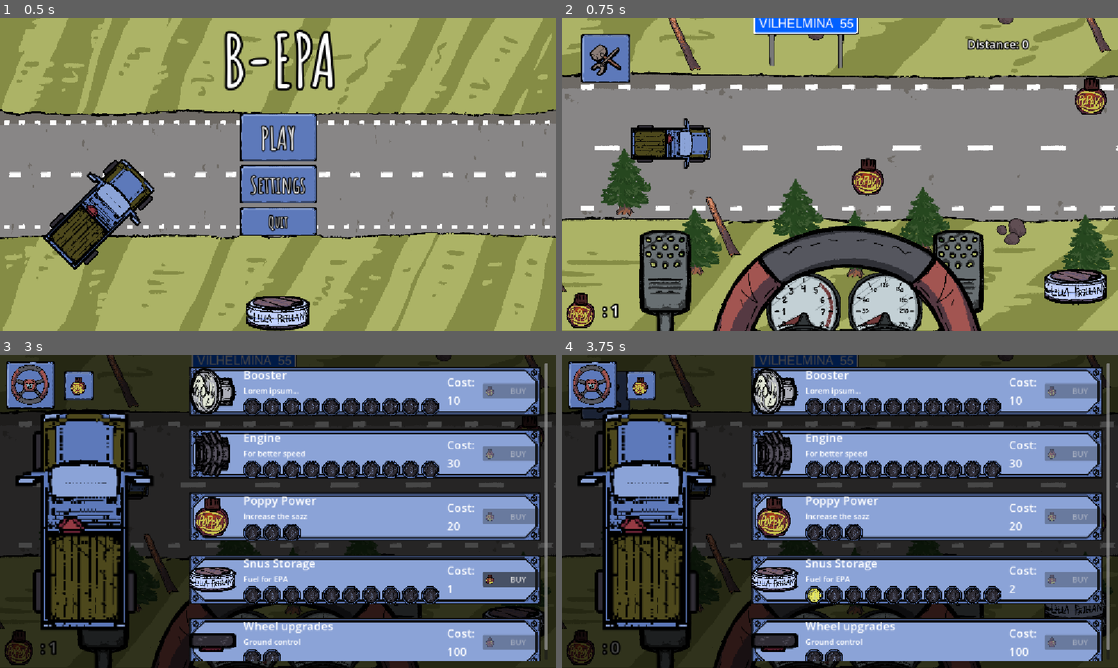
Above: before the commit, frames 1-4 (two rows, left to right).
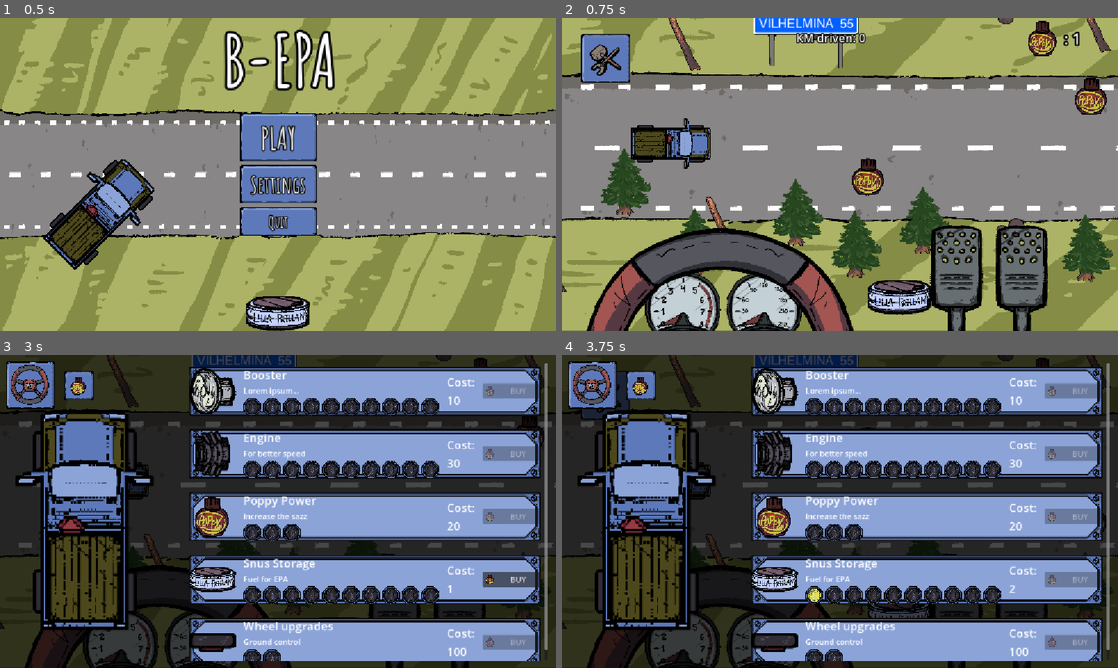
Above: after the commit, the same moments.

Repository: midenfors/project-epa
Game: Godot game, scene res://Scenes/UI/main_menu.tscn
Same seed, same stepped clock (60 frames per second), same inputs: the game is played once before the commit and once after it. The engine's default icon, where the game draws it, is replaced by a stand-in: a white triangle on a blue panel in a dark square.
Inputs (mouse positions are in pixels of both pictures, inside the frame that each line leads up to; where the layout moved, square brackets give the same spot in the first picture):
- Up to frame 1 (0.5 s): no input
- Up to frame 2 (0.75 s): click "PLAY" at 0.5 s
- Up to frame 3 (3 s): click (494, 624) [428, 627] at 1.25 s; click (428, 624) [139, 627] at 2 s; click (44, 395) at 2.75 s
- Up to frame 4 (3.75 s): click "BUY" at 3.5 s

Frame 1 is identical in both runs. In frame 2, 23% of the frame differs, in the area x 0-98%, y 0-100%; in frame 3, 5.5%; in frame 4, 5.6%.

Commit message:
fixed hud again

Diff:
--- a/Scenes/UI/hud.tscn
+++ b/Scenes/UI/hud.tscn
@@ -50,17 +50,17 @@
 
 [node name="DistanceLabel" type="Label" parent="Dashboard" unique_id=1543603963]
 layout_mode = 1
-anchors_preset = 1
-anchor_left = 1.0
-anchor_right = 1.0
-offset_left = -312.0
-offset_top = 37.0
-offset_right = -38.0
-offset_bottom = 60.0
-grow_horizontal = 0
+anchors_preset = 5
+anchor_left = 0.5
+anchor_right = 0.5
+offset_left = -91.0
+offset_top = 24.0
+offset_right = 91.0
+offset_bottom = 58.0
+grow_horizontal = 2
 theme_override_constants/outline_size = 10
 theme_override_font_sizes/font_size = 24
-text = "Distance: 0"
+text = "Distance: 99999"
 
 [node name="SnusGauge" type="Control" parent="Dashboard" unique_id=1621035185]
 anchors_preset = 0
@@ -69,14 +69,15 @@
 script = ExtResource("2_fqivn")
 
 [node name="SnusMarker2D" type="Marker2D" parent="Dashboard/SnusGauge" unique_id=1996838785]
-position = Vector2(1064, 557)
+position = Vector2(699, 578)
 
 [node name="PedalControls" parent="Dashboard" unique_id=1547500086 instance=ExtResource("3_iiebs")]
 layout_mode = 1
 
 [node name="Gauges" type="Control" parent="Dashboard" unique_id=1053239954]
 anchors_preset = 0
-offset_right = 40.0
+offset_left = -250.0
+offset_right = -210.0
 offset_bottom = 40.0
 
 [node name="Speedometer" type="Control" parent="Dashboard/Gauges" unique_id=340154884]
@@ -145,7 +146,7 @@
 texture = ExtResource("8_uidm2")
 
 [node name="Ratt" type="Sprite2D" parent="Dashboard" unique_id=952292294]
-position = Vector2(591, 736)
+position = Vector2(328, 741)
 texture = ExtResource("10_8c63k")
 
 [node name="PoppyCounter" type="Control" parent="Dashboard" unique_id=1482944850]
@@ -159,12 +160,12 @@
 
 [node name="HBoxContainer" type="HBoxContainer" parent="Dashboard/PoppyCounter" unique_id=117545653]
 layout_mode = 1
-anchors_preset = 2
-anchor_top = 1.0
-anchor_bottom = 1.0
-offset_top = -85.0
-offset_right = 196.0
-grow_vertical = 0
+anchors_preset = 1
+anchor_left = 1.0
+anchor_right = 1.0
+offset_left = -196.0
+offset_bottom = 85.0
+grow_horizontal = 0
 
 [node name="TextureRect" type="TextureRect" parent="Dashboard/PoppyCounter/HBoxContainer" unique_id=890823072]
 custom_minimum_size = Vector2(80, 80)
@@ -340,6 +341,7 @@
 [node name="PauseScreen" type="Control" parent="." unique_id=1957676972]
 process_mode = 3
 visible = false
+z_index = 4
 layout_mode = 1
 anchors_preset = 15
 anchor_right = 1.0
@@ -400,6 +402,7 @@
 [node name="EndScreen" type="Control" parent="." unique_id=1464624105]
 process_mode = 3
 visible = false
+z_index = 4
 layout_mode = 1
 anchors_preset = 15
 anchor_right = 1.0
@@ -455,10 +458,10 @@
 
 [node name="VirtualJoystick" type="VirtualJoystick" parent="." unique_id=1704118310]
 layout_mode = 0
-offset_left = 566.0
-offset_top = 454.0
-offset_right = 606.0
-offset_bottom = 494.0
+offset_left = 305.0
+offset_top = 459.0
+offset_right = 345.0
+offset_bottom = 499.0
 joystick_mode = 1
 action_left = &"Turn Left"
 action_right = &"Turn Right"
--- a/Scripts/hud.gd
+++ b/Scripts/hud.gd
@@ -45,7 +45,7 @@
 	update_distance_label()
 
 func update_distance_label():
-	distance_label.text = "Distance: " + str(int(Global.distance) / 3960)
+	distance_label.text = "KM driven: " + str(int(Global.distance) / 3960)
 
 func show_upgrades() -> void:
 	$Dashboard/UpgradeMenu.show()
--- a/Scripts/pedal_controls.gd
+++ b/Scripts/pedal_controls.gd
@@ -1,4 +1,14 @@
 extends Control
+
+func _ready() -> void:
+	# Only the visible part of each pedal reacts to taps, not the transparent corners.
+	for button: TextureButton in [$AccelerateButton, $BrakeButton]:
+		button.texture_click_mask = make_click_mask(button.texture_normal)
+
+func make_click_mask(texture: Texture2D) -> BitMap:
+	var mask := BitMap.new()
+	mask.create_from_image_alpha(texture.get_image())
+	return mask
 
 func _input(event: InputEvent) -> void:
 	if Input.is_action_just_pressed("Boost"):
--- a/pedal_controls.tscn
+++ b/pedal_controls.tscn
@@ -5,6 +5,7 @@
 [ext_resource type="Texture2D" uid="uid://cvjaiw70buf88" path="res://Assets/Art/Pedal_Down.png" id="2_qjtap"]
 
 [node name="PedalControls" type="Control" unique_id=1547500086]
+z_index = 3
 layout_mode = 3
 anchors_preset = 15
 anchor_right = 1.0
@@ -21,25 +22,28 @@
 anchor_top = 1.0
 anchor_right = 1.0
 anchor_bottom = 1.0
-offset_left = -388.0
-offset_top = -210.0
-offset_right = -132.0
-offset_bottom = 46.0
+offset_left = -256.0
+offset_top = -219.0
+offset_bottom = 37.0
 grow_horizontal = 0
 grow_vertical = 0
 focus_mode = 0
 texture_normal = ExtResource("1_hcikf")
 texture_pressed = ExtResource("2_qjtap")
+ignore_texture_size = true
 
 [node name="BrakeButton" type="TextureButton" parent="." unique_id=466256019]
 layout_mode = 1
-anchors_preset = 2
+anchors_preset = 3
+anchor_left = 1.0
 anchor_top = 1.0
+anchor_right = 1.0
 anchor_bottom = 1.0
-offset_left = 157.0
-offset_top = -210.0
-offset_right = 413.0
-offset_bottom = 46.0
+offset_left = -391.0
+offset_top = -219.0
+offset_right = -135.0
+offset_bottom = 37.0
+grow_horizontal = 0
 grow_vertical = 0
 focus_mode = 1
 texture_normal = ExtResource("1_hcikf")
